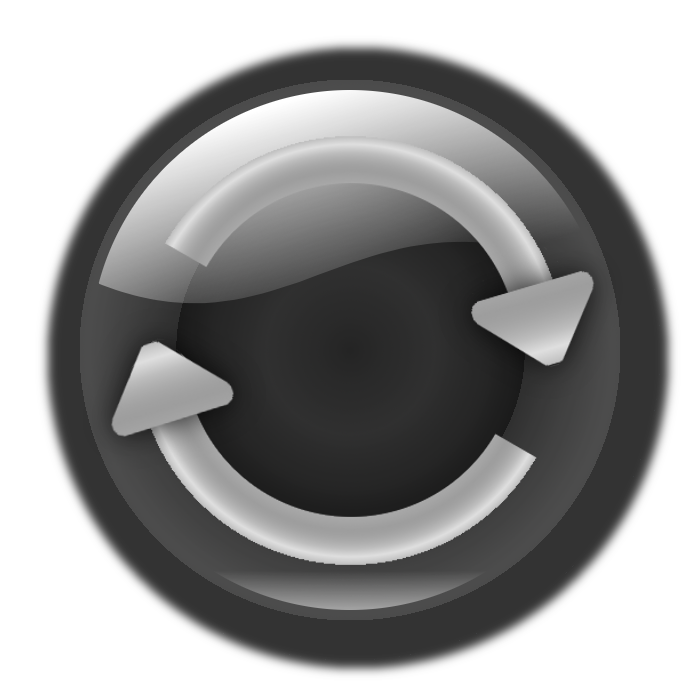
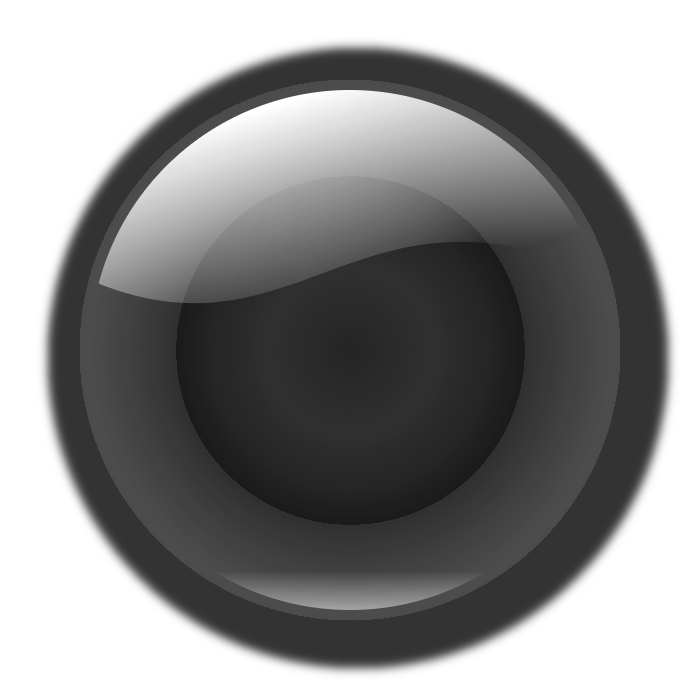
The second 700 × 700 image is a revision of the first. Changes to its layers:
hid "Sync Right Arrow Off" over (471, 242, 595, 368)
renamed "Drop Shadow #1" to "Sync Right Arrow Shadow", hid it over (453, 232, 614, 388)
hid "Sync Left Arrow Off" over (111, 338, 234, 437)
renamed "Drop Shadow #2" to "Sync Left Arrow On Shadow", hid it over (91, 319, 252, 475)
hid "Sync off" over (143, 136, 557, 565)
